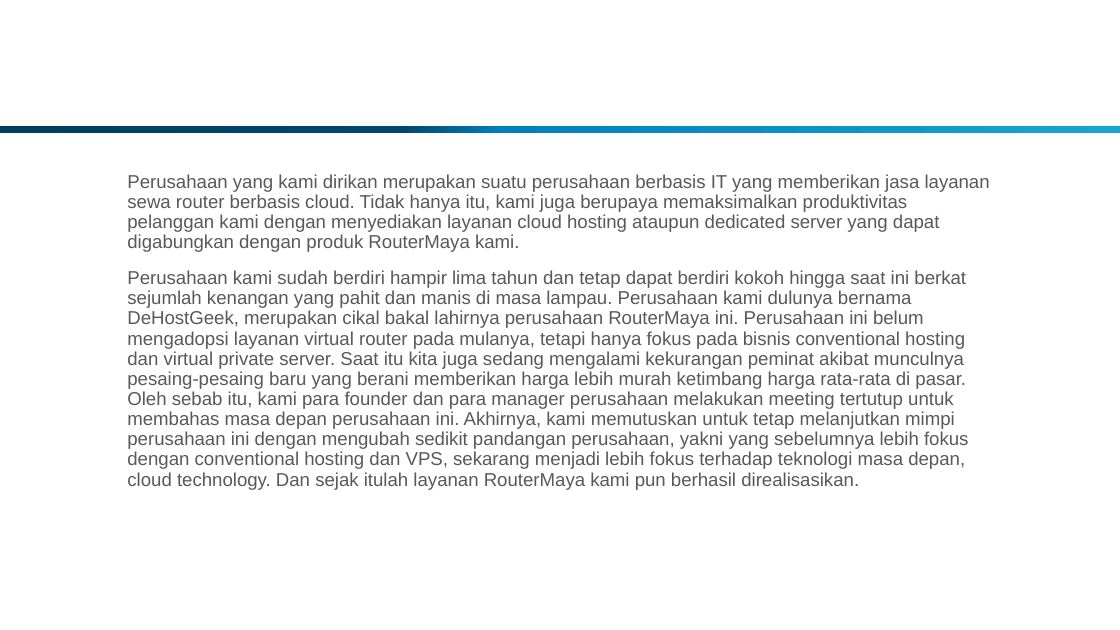
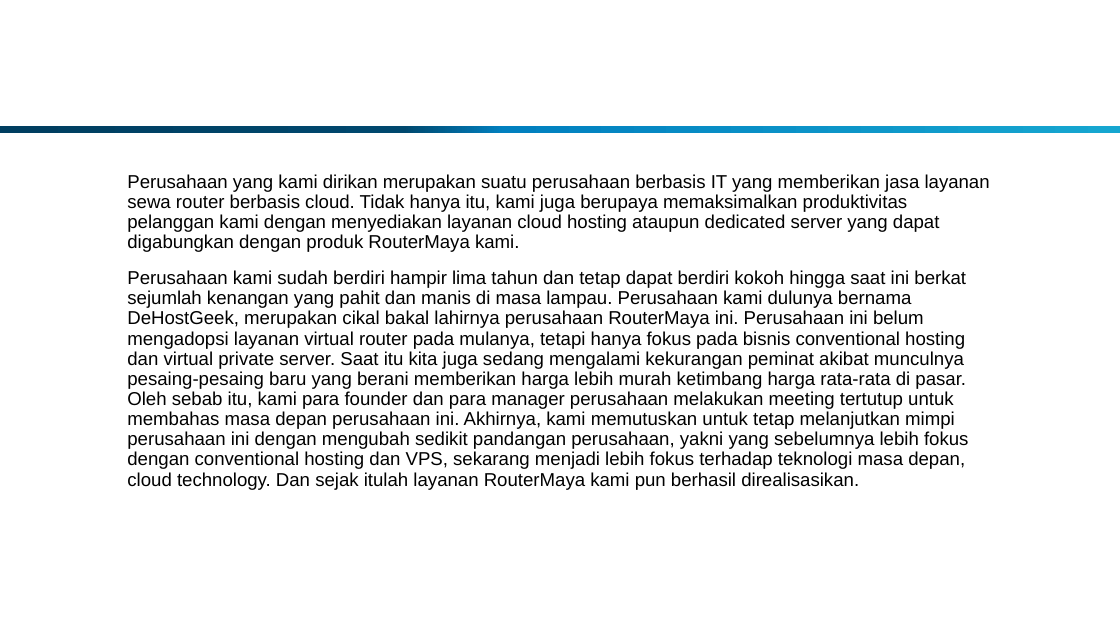
Before and after one commit to jeffryang24/RouterMaya, a slide deck: slide 4 of PPT/Business Plan MID.pptx. Drawn at 1120x630 pixels with LibreOffice and Linux fonts; fonts in the diff are those of the drawing; background and template pictures are left out. Boxes give left, top, right and bottom in pixels: in the first picture for what was removed or moved away, otherwise in the second. Text is boxed around its words. In the diff, an @@ line names an element or a change of style, - is before the commit and + after.

Commit message:
#20161115 -> page setting [minor fix]

```diff
--- a/PPT/Business Plan MID.pptx
+++ b/PPT/Business Plan MID.pptx
@@ text "Perusahaan yang kami dirikan merupakan ..." at (127,174,990,490): text colour #595959 to #000000 @@
```
